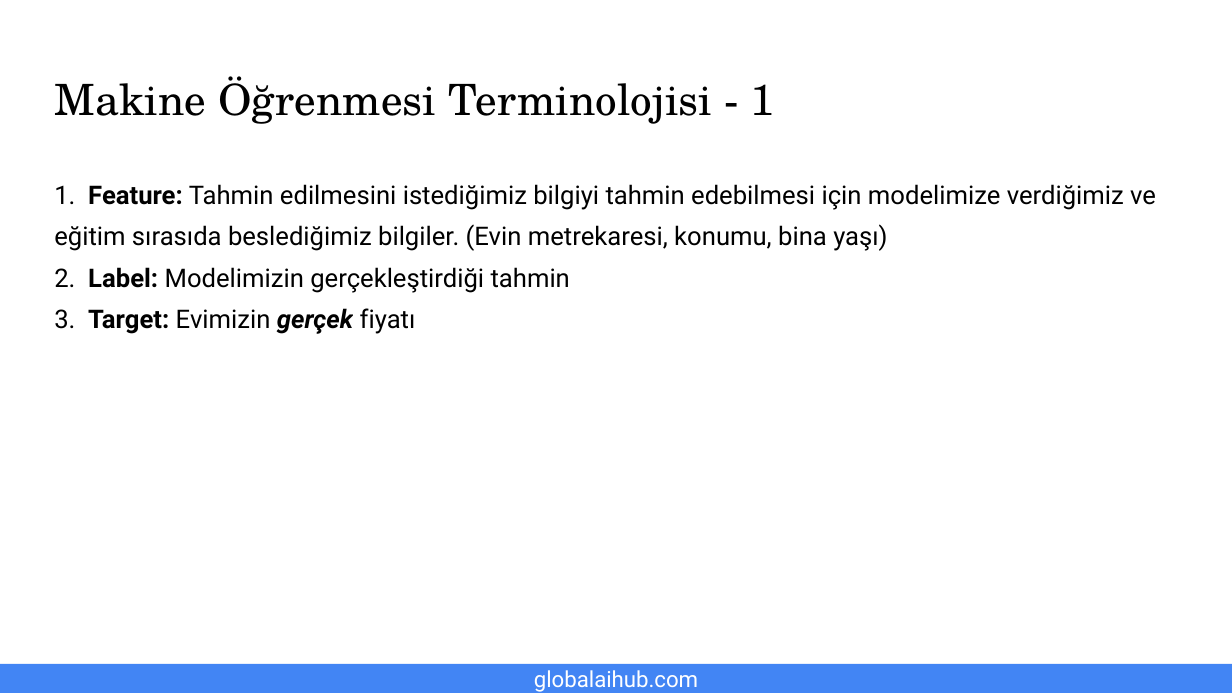
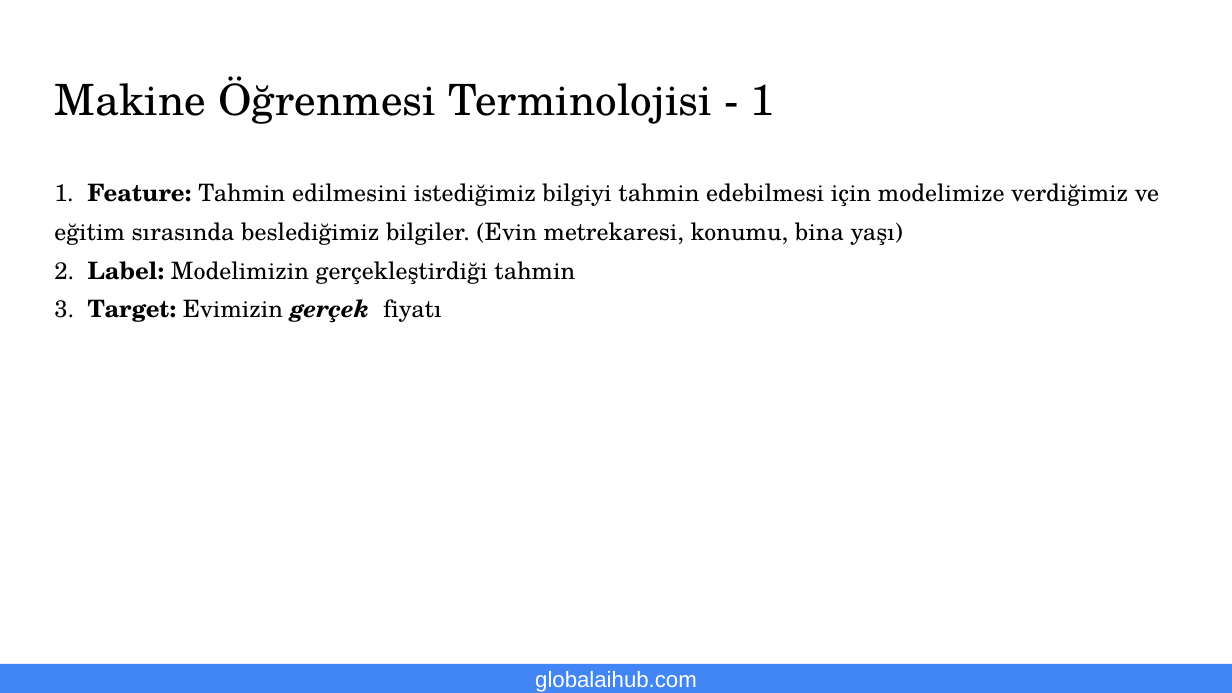
Before and after one commit to gaih/introduction-to-machine-learning, a slide deck: slide 7 of Presentations/Day 1 Presentation.pptx. Drawn at 1232x693 pixels with LibreOffice and Linux fonts; fonts in the diff are those of the drawing; background and template pictures are left out. Boxes give left, top, right and bottom in pixels: in the first picture for what was removed or moved away, otherwise in the second. Text is boxed around its words. In the diff, an @@ line names an element or a change of style, - is before the commit and + after.

```diff
--- a/Presentations/Day 1 Presentation.pptx
+++ b/Presentations/Day 1 Presentation.pptx
@@ text at box(54, 183, 1159, 245): text changed; size 15 to 14 pt; font Roboto to TeX Gyre Schola @@
-1. Feature: Tahmin edilmesini istediğimiz bilgiyi tahmin edebilmesi için modelimize verdiğimiz ve eğitim sırasıda beslediğimiz bilgiler. (Evin metrekaresi, konumu, bina yaşı)
+1. Feature: Tahmin edilmesini istediğimiz bilgiyi tahmin edebilmesi için modelimize verdiğimiz ve eğitim sırasında beslediğimiz bilgiler. (Evin metrekaresi, konumu, bina yaşı)
@@ text at box(54, 261, 575, 323): size 15 to 14 pt, font Roboto to TeX Gyre Schola in "2. Label: Modelimizin gerçekleştirdiği tahmin", "3. Target: Evimizin gerçek fiyatı" @@
@@ text "globalaihub.com" at box(535, 671, 697, 692): font Roboto to Arial @@
```
Also in this commit, not shown: 13 other slides changed, 2 slides added, 2 slides removed, 2 other files.
